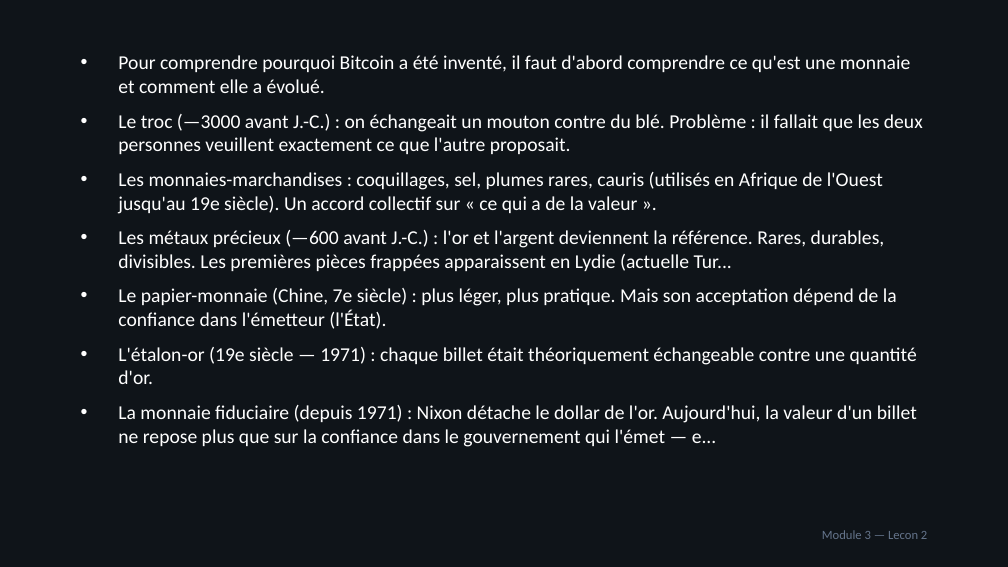
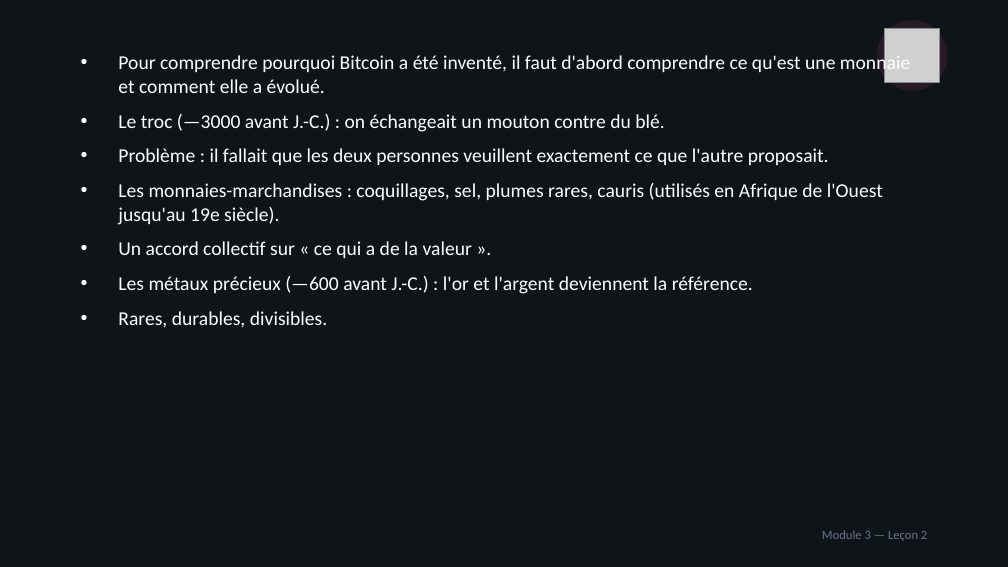
Before and after one commit to ooble27/acheter-tether-avec-terex, a slide deck: slide 10 of public/course-materials/pptx/Module-03-Premiers-pas-pratiques.pptx. Drawn at 1008x567 pixels with LibreOffice and Linux fonts; fonts in the diff are those of the drawing; grey boxes stand for pictures. Boxes give left, top, right and bottom in pixels: in the first picture for what was removed or moved away, otherwise in the second. Text is boxed around its words. In the diff, an @@ line names an element or a change of style, - is before the commit and + after.

```diff
--- a/public/course-materials/pptx/Module-03-Premiers-pas-pratiques.pptx
+++ b/public/course-materials/pptx/Module-03-Premiers-pas-pratiques.pptx
@@ ellipse added at [877, 20, 948, 91], fill #EC4899 at 12% opacity @@
@@ picture added at [885, 28, 939, 83] @@
@@ text at [118, 114, 883, 327]: text changed @@
-• Le troc (—3000 avant J.-C.) : on échangeait un mouton contre du blé. Problème : il fallait que les deux personnes veuillent exactement ce que l'autre proposait.
-• Les monnaies-marchandises : coquillages, sel, plumes rares, cauris (utilisés en Afrique de l'Ouest jusqu'au 19e siècle). Un accord collectif sur « ce qui a de la valeur ».
-• Les métaux précieux (—600 avant J.-C.) : l'or et l'argent deviennent la référence. Rares, durables, divisibles. Les premières pièces frappées apparaissent en Lydie (actuelle Tur...
-• Le papier-monnaie (Chine, 7e siècle) : plus léger, plus pratique. Mais son acceptation dépend de la confiance dans l'émetteur (l'État).
-• L'étalon-or (19e siècle — 1971) : chaque billet était théoriquement échangeable contre une quantité d'or.
-• La monnaie fiduciaire (depuis 1971) : Nixon détache le dollar de l'or. Aujourd'hui, la valeur d'un billet ne repose plus que sur la confiance dans le gouvernement qui l'émet — e...
+• Le troc (—3000 avant J.-C.) : on échangeait un mouton contre du blé.
+• Problème : il fallait que les deux personnes veuillent exactement ce que l'autre proposait.
+• Les monnaies-marchandises : coquillages, sel, plumes rares, cauris (utilisés en Afrique de l'Ouest jusqu'au 19e siècle).
+• Un accord collectif sur « ce qui a de la valeur ».
+• Les métaux précieux (—600 avant J.-C.) : l'or et l'argent deviennent la référence.
+• Rares, durables, divisibles.
```
Also in this commit, not shown: 18 other slides changed, 2 slides added, 23 other files.
